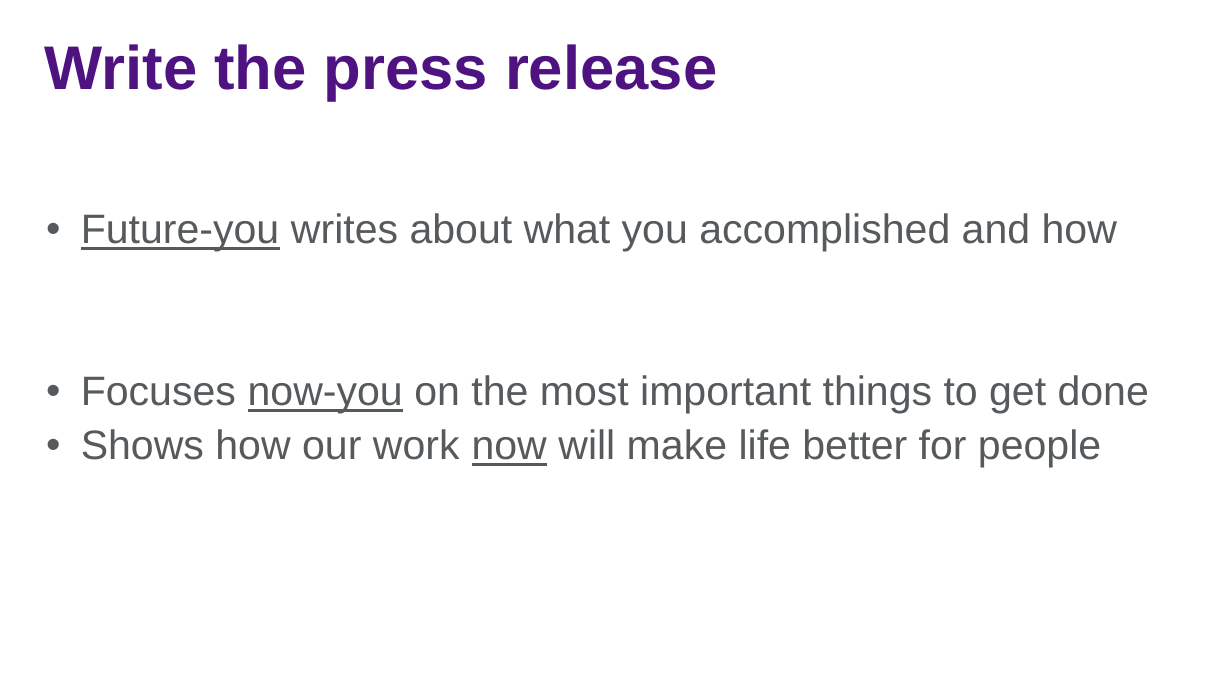
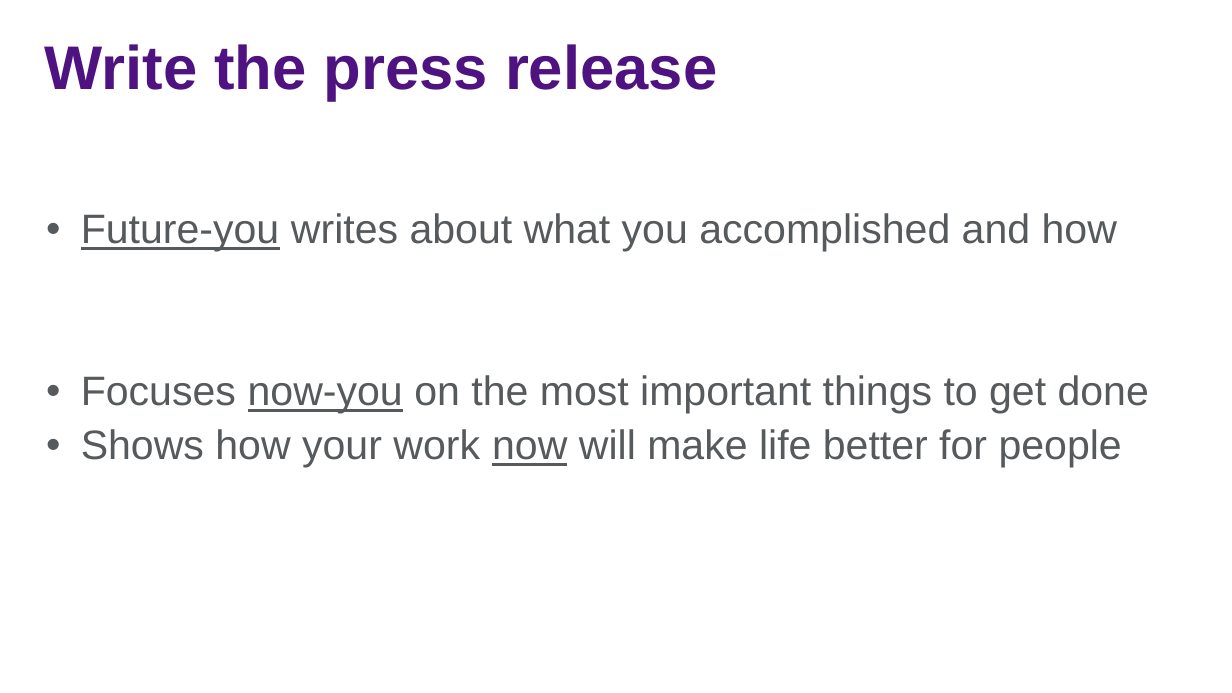
Before and after one commit to jasonjwood/presentations, a slide deck: slide 9 of InFusion2016 - Getting It Done - Jason Wood.pptx. Drawn at 1232x693 pixels with LibreOffice and Linux fonts; fonts in the diff are those of the drawing; background and template pictures are left out. Boxes give left, top, right and bottom in pixels: in the first picture for what was removed or moved away, otherwise in the second. Text is boxed around its words. In the diff, an @@ line names an element or a change of style, - is before the commit and + after.

```diff
--- a/InFusion2016 - Getting It Done - Jason Wood.pptx
+++ b/InFusion2016 - Getting It Done - Jason Wood.pptx
@@ text at [81, 429, 1122, 468]: text changed @@
-• Shows how our work now will make life better for people
+• Shows how your work now will make life better for people
```
Also in this commit, not shown: 9 other slides changed, 1 slide added.
